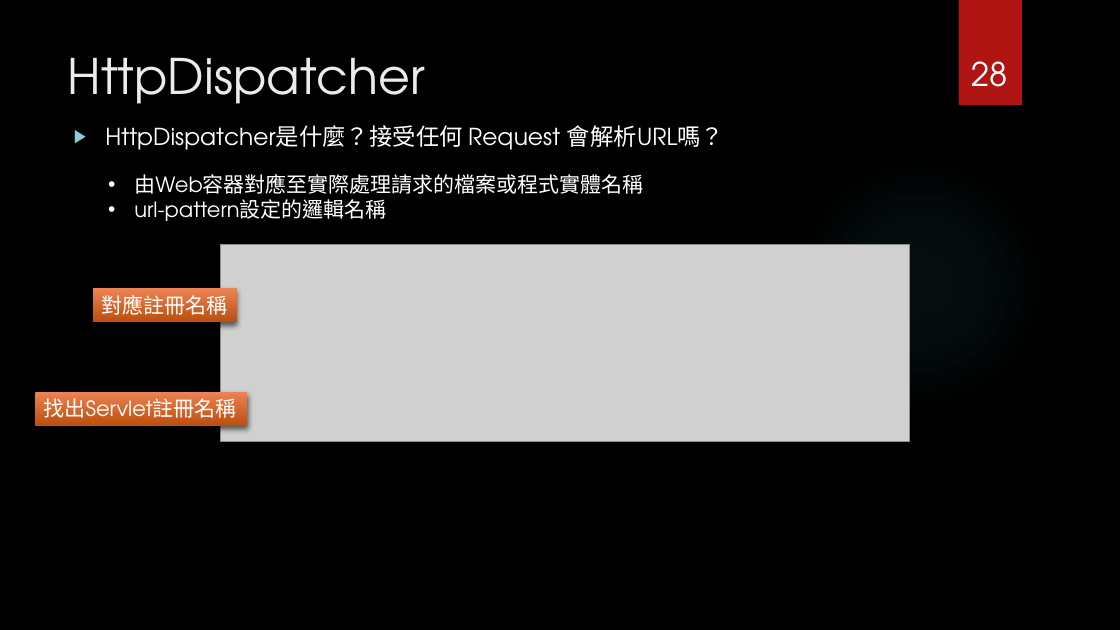
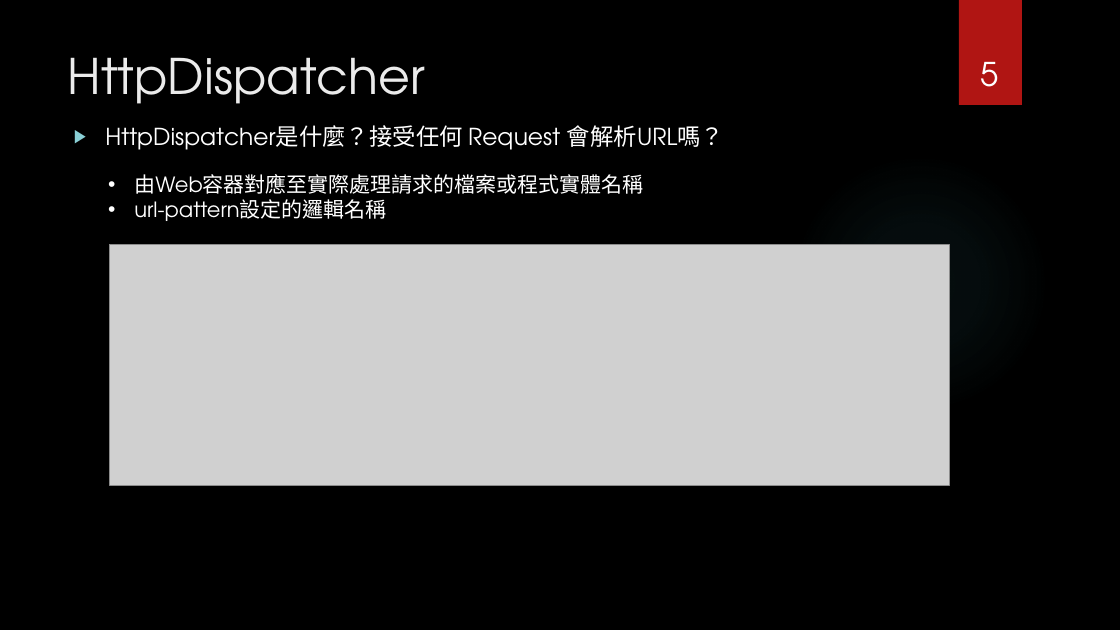
Before and after one commit to Szying/Js_Tools, a slide deck: slide 5 of 補充報告.pptx (slide 28 before the commit). Drawn at 1120x630 pixels with LibreOffice and Linux fonts; fonts in the diff are those of the drawing; grey boxes stand for pictures; background and template pictures are left out. Boxes give left, top, right and bottom in pixels: in the first picture for what was removed or moved away, otherwise in the second. Text is boxed around its words. In the diff, an @@ line names an element or a change of style, - is before the commit and + after.

```diff
--- a/補充報告.pptx
+++ b/補充報告.pptx
@@ page number at (980,62,998,87): text changed @@
-28
+5
@@ picture: place and size @@
-picture at (221,245,910,441)
+picture at (109,245,949,486)
@@ rectangle removed at (93,288,238,322) @@
-對應註冊名稱
@@ rectangle removed at (35,392,247,425) @@
-找出Servlet註冊名稱
```
Also in this commit, not shown: 17 other slides changed, 1 slide added, 6 slides removed.
